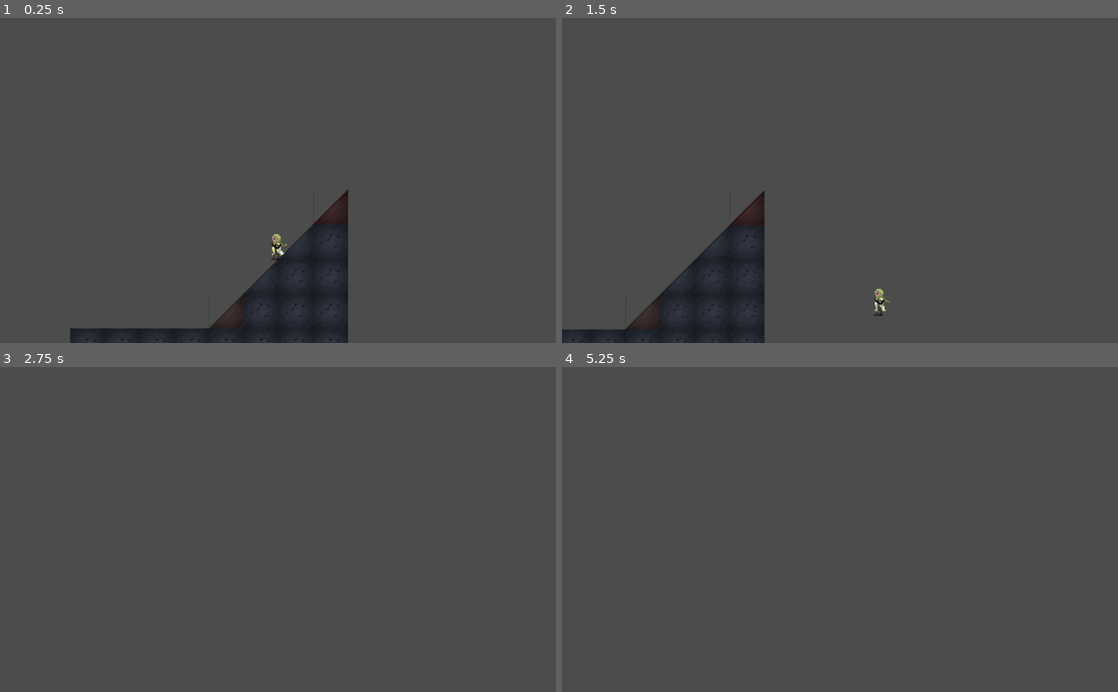
Above: before the commit, frames 1-4 (two rows, left to right).
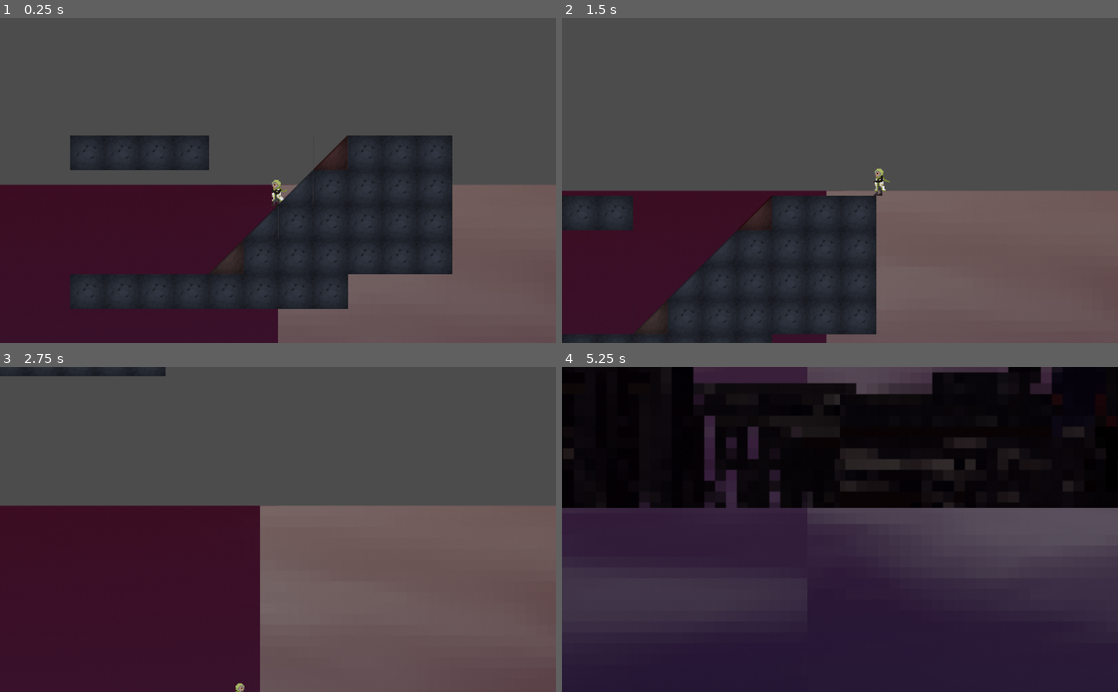
Above: after the commit, the same moments.

Repository: LaurenceTimothyMGarcia/Halloween-Game-Jam-2021
Game: Godot game, scene res://Assets/Levels/Larry_Level_1.tscn
Same seed, same stepped clock (60 frames per second), same inputs: the game is played once before the commit and once after it. The project has no main scene, so this scene is started directly. The engine's default icon, where the game draws it, is replaced by a stand-in: a white triangle on a blue panel in a dark square.
Inputs (mouse positions are in pixels of both pictures, inside the frame that each line leads up to):
- Up to frame 1 (0.25 s): no input
- Up to frame 2 (1.5 s): move the mouse to (962, 164) at 0.52 s; hold D (move_right) from 0.53 s (still down); right-click (962, 164) at 0.6 s; click (962, 164) at 0.67 s; tap Space (jump) at 0.77 s; move the mouse to (728, 196) at 1.27 s; right-click (728, 196) at 1.35 s
- Up to frame 3 (2.75 s): tap Space (jump) at 1.52 s; move the mouse to (333, 458) at 2.02 s; release D (move_right) at 2.03 s; hold A (move_left) from 2.03 s (still down); right-click (333, 458) at 2.1 s
- Up to frame 4 (5.25 s): move the mouse to (812, 594) at 2.77 s; release A (move_left) at 2.78 s; hold D (move_right) 2.78-4.28 s; right-click (812, 594) at 2.85 s; click (812, 594) at 2.92 s; tap Space (jump) at 3.02, 3.77, 4.52 s; move the mouse to (1006, 578) at 3.52 s; right-click (1006, 578) at 3.6 s; move the mouse to (673, 480) at 4.27 s; hold A (move_left) 4.28-5.03 s; right-click (673, 480) at 4.35 s; move the mouse to (867, 529) at 5.02 s; hold D (move_right) from 5.03 s (still down); right-click (867, 529) at 5.1 s; click (867, 529) at 5.17 s

The runs differ from the first frame. In frame 1, 49% of the frame differs, in the area x 0-100%, y 36-100%; in frame 2, 40%; in frame 3, 53%; in frame 4, 88%, in the area x 0-100%, y 0-100%.

Commit message:
added movement and background
fixed movement to not be as jittery

added paralax background

Diff:
--- a/Assets/Levels/Larry_Level_1.tscn
+++ b/Assets/Levels/Larry_Level_1.tscn
@@ -6,12 +6,6 @@
 [node name="Node2D" type="Node2D"]
 
 [node name="Player" parent="." instance=ExtResource( 1 )]
-
-[node name="Camera2D" type="Camera2D" parent="Player"]
-position = Vector2( 0, -50 )
-current = true
-zoom = Vector2( 0.5, 0.5 )
-smoothing_enabled = true
 
 [node name="TileMap" type="TileMap" parent="." groups=[
 "platforms",
@@ -24,4 +18,4 @@
 collision_layer = 4
 collision_mask = 3
 format = 1
-tile_data = PoolIntArray( -65535, 2, 0, 0, 0, 0, 1, 4, 0, 131071, 0, 0, 65536, 4, 0, 65537, 4, 0, 196606, 1, 0, 196607, 4, 0, 131072, 4, 0, 131073, 4, 0, 262138, 4, 0, 262139, 4, 0, 2621 …(80 unchanged characters)…
+tile_data = PoolIntArray( -6, 4, 0, -5, 4, 0, -4, 4, 0, -3, 4, 0, -65535, 2, 0, -65534, 4, 0, -65533, 4, 0, -65532, 4, 0, 0, 0, 0, 1, 4, 0, 2, 4, 0, 3, 4, 0, 4, 4, 0, 131071, 0, 0, 65536, 4, 0, 65537, 4, 0, 65538, 4, 0, 65539, 4, 0, 65540, 4, 0, 196606, 1, 0, 196607, 4, 0, 131072, 4, 0, 131073, 4, 0, 131074, 4, 0, 131075, 4, 0, 131076, 4, 0, 262138, 4, 0, 262139, 4, 0, 2621 …(80 unchanged characters)…
--- a/Assets/Scenes/Player.tscn
+++ b/Assets/Scenes/Player.tscn
@@ -1,8 +1,10 @@
-[gd_scene load_steps=12 format=2]
+[gd_scene load_steps=14 format=2]
 
 [ext_resource path="res://Assets/Sprites/Player_SpriteSheet.png" type="Texture" id=1]
 [ext_resource path="res://Assets/Scenes/Player.gd" type="Script" id=2]
 [ext_resource path="res://Assets/Scenes/Gun/Gun.tscn" type="PackedScene" id=3]
+[ext_resource path="res://Assets/Sprites/Skylines Sky.png" type="Texture" id=4]
+[ext_resource path="res://Assets/Sprites/Skylines Buildings.png" type="Texture" id=5]
 
 [sub_resource type="CapsuleShape2D" id=1]
 radius = 5.19222
@@ -156,6 +158,29 @@
 [node name="Gun" parent="." instance=ExtResource( 3 )]
 position = Vector2( 1.18187, 0.0649617 )
 
+[node name="Camera2D" type="Camera2D" parent="."]
+current = true
+zoom = Vector2( 0.5, 0.5 )
+smoothing_enabled = true
+
+[node name="ParallaxBackground" type="ParallaxBackground" parent="."]
+
+[node name="ParallaxLayer" type="ParallaxLayer" parent="ParallaxBackground"]
+motion_scale = Vector2( 0.1, 0.1 )
+motion_mirroring = Vector2( 1900, 0 )
+
+[node name="Skylines Sky" type="Sprite" parent="ParallaxBackground/ParallaxLayer"]
+texture = ExtResource( 4 )
+centered = false
+
+[node name="ParallaxLayer2" type="ParallaxLayer" parent="ParallaxBackground"]
+motion_scale = Vector2( 0, 0.2 )
+motion_mirroring = Vector2( 1900, 0 )
+
+[node name="Skylines Buildings" type="Sprite" parent="ParallaxBackground/ParallaxLayer2"]
+texture = ExtResource( 5 )
+centered = false
+
 [connection signal="body_entered" from="GroundedChecker" to="." method="_on_GroundedChecker_body_entered"]
 [connection signal="body_entered" from="GrabZone" to="." method="_on_GrabZone_body_entered"]
 [connection signal="body_exited" from="GrabZone" to="." method="_on_GrabZone_body_exited"]
--- a/project.godot
+++ b/project.godot
@@ -66,4 +66,5 @@
 
 [rendering]
 
+2d/snapping/use_gpu_pixel_snap=true
 environment/default_environment="res://default_env.tres"
Binary file added: Assets/Sprites/Halloween Night.png
Not shown, added: Assets/Sprites/Halloween Night.png.import
Binary file added: Assets/Sprites/Skylines Buildings.png
Not shown, added: Assets/Sprites/Skylines Buildings.png.import
Binary file added: Assets/Sprites/Skylines Sky.png
Not shown, added: Assets/Sprites/Skylines Sky.png.import
